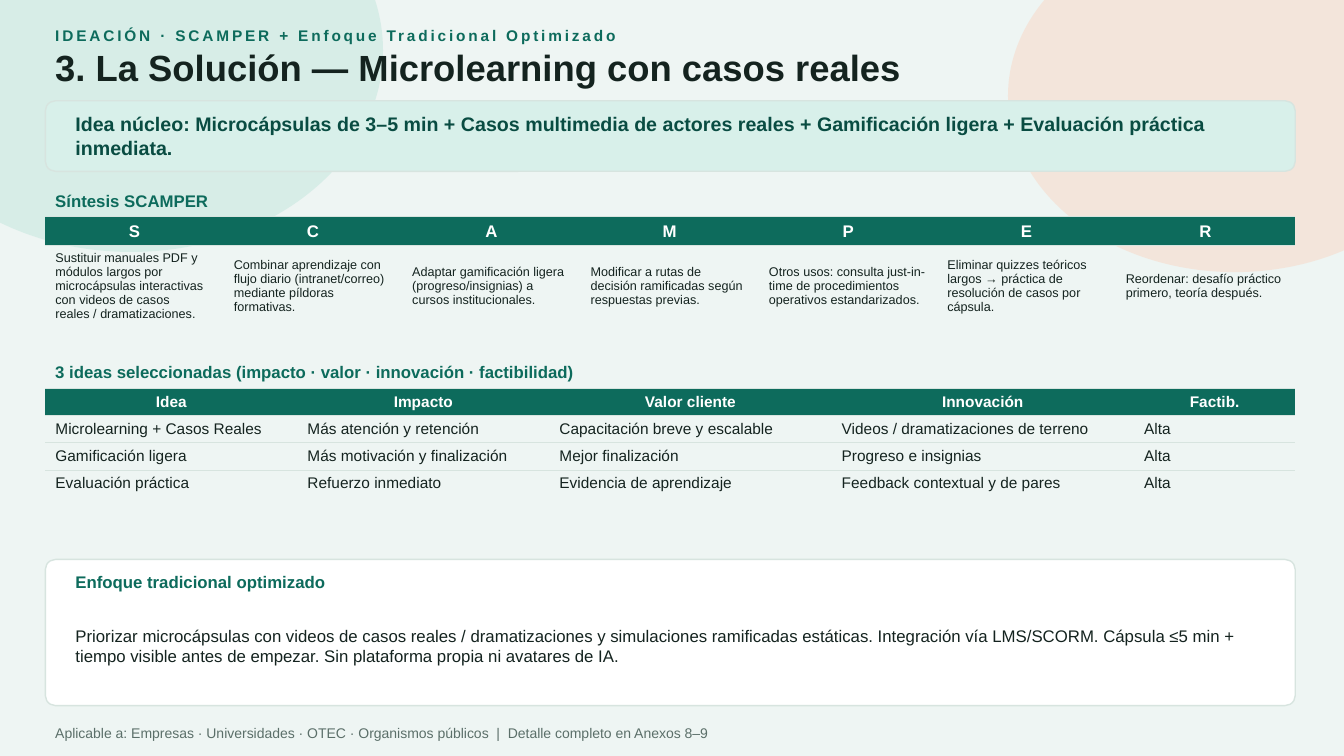
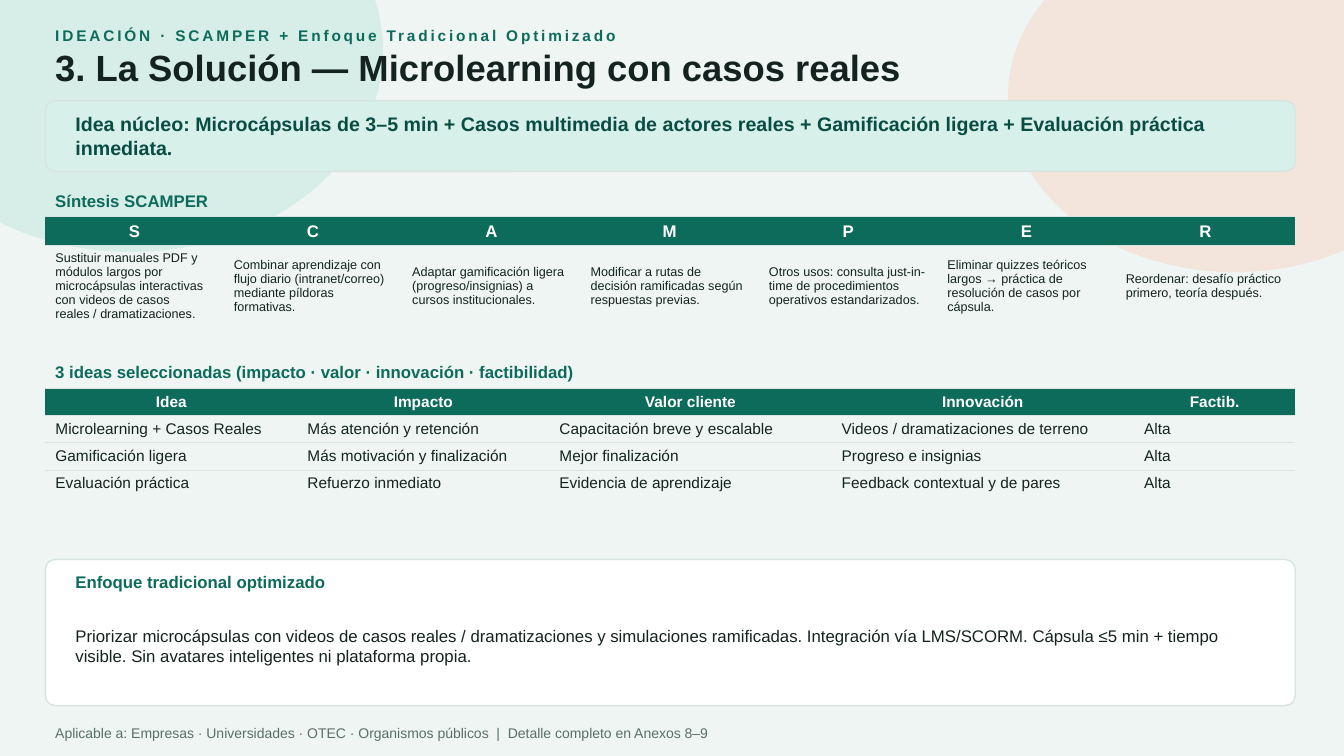
Before and after one commit to javier84pm-create/laboratorio-elearning-prototipo, a slide deck: slide 3 of PaolaCornejo_Examen_IE.pptx. Drawn at 1344x756 pixels with LibreOffice and Linux fonts; fonts in the diff are those of the drawing. Boxes give left, top, right and bottom in pixels: in the first picture for what was removed or moved away, otherwise in the second. Text is boxed around its words. In the diff, an @@ line names an element or a change of style, - is before the commit and + after.

Commit message:
Update video script and README for SmartCaps prototype. Adjusted video duration requirements, clarified content focus, and emphasized the absence of AI and avatars. Enhanced descriptions for target audiences and improved user instructions in the LearningPlayer component. Updated UI elements for consistency and clarity.

```diff
--- a/PaolaCornejo_Examen_IE.pptx
+++ b/PaolaCornejo_Examen_IE.pptx
@@ text at [75,629,1218,666]: text changed @@
-Priorizar microcápsulas con videos de casos reales / dramatizaciones y simulaciones ramificadas estáticas. Integración vía LMS/SCORM. Cápsula ≤5 min + tiempo visible antes de empezar. Sin plataforma propia ni avatares de IA.
+Priorizar microcápsulas con videos de casos reales / dramatizaciones y simulaciones ramificadas. Integración vía LMS/SCORM. Cápsula ≤5 min + tiempo visible. Sin avatares inteligentes ni plataforma propia.
```
Also in this commit, not shown: 6 other slides changed, 10 other files.
